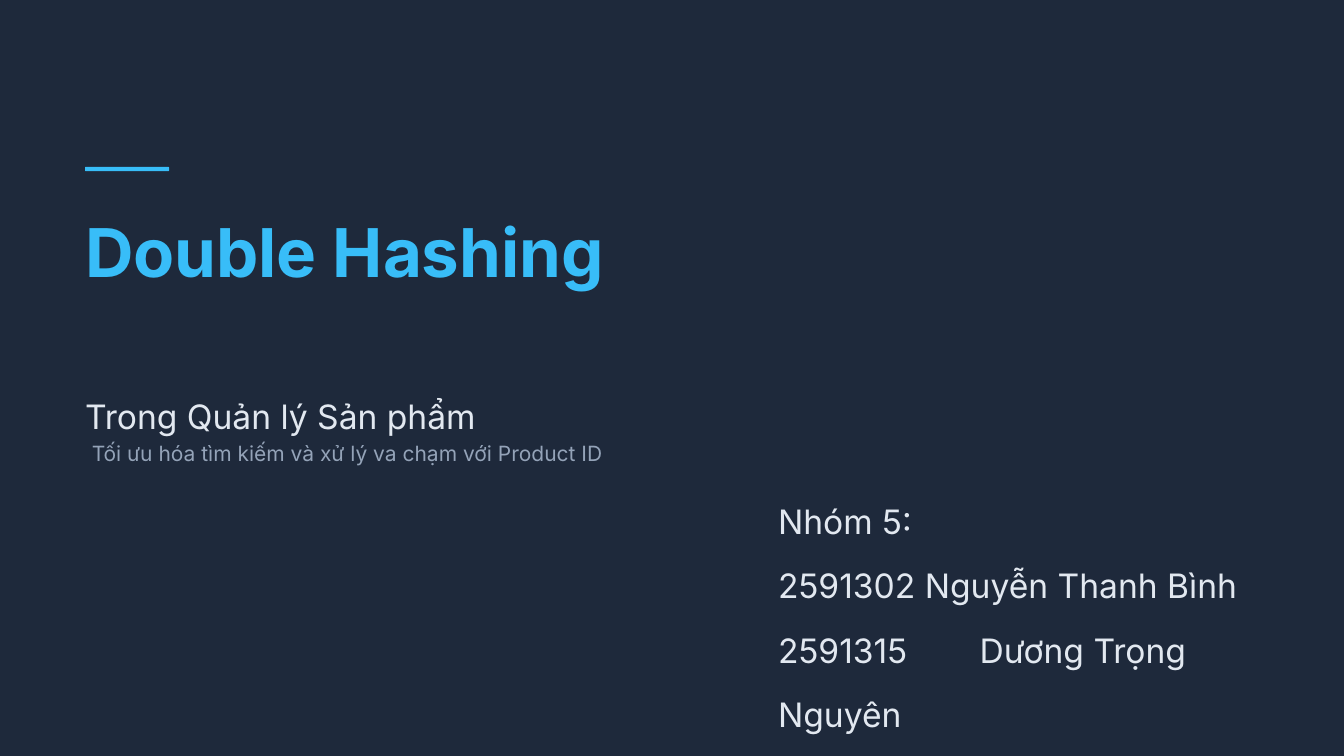
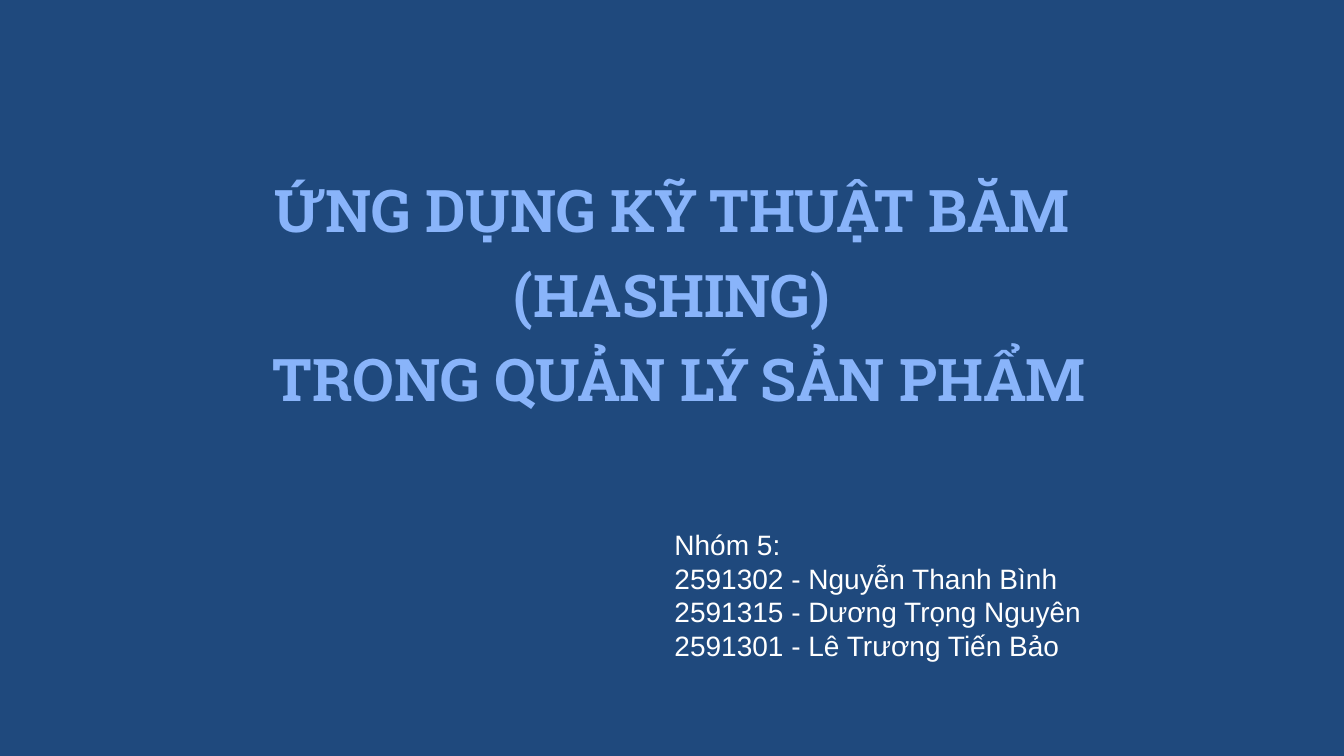
Before and after one commit to benx3/double-hash-demo, a slide deck: slide 1 of docs/Double Hashing Presentation.pptx. Drawn at 1344x756 pixels with LibreOffice and Linux fonts; fonts in the diff are those of the drawing. Boxes give left, top, right and bottom in pixels: in the first picture for what was removed or moved away, otherwise in the second. Text is boxed around its words. In the diff, an @@ line names an element or a change of style, - is before the commit and + after.

```diff
--- a/docs/Double Hashing Presentation.pptx
+++ b/docs/Double Hashing Presentation.pptx
@@ background #1E293B to #1F497D @@
@@ rounded rectangle removed at bbox=[85, 167, 168, 171] @@
@@ text at bbox=[273, 178, 1085, 409]: text changed; size 48 to 42 pt; font Inter to Roboto Slab; text colour #38BDF8 to #89B4FA @@
-Double Hashing
+ỨNG DỤNG KỸ THUẬT BĂM (HASHING)
+TRONG QUẢN LÝ SẢN PHẨM
@@ text removed at bbox=[85, 401, 476, 437] @@
-Trong Quản lý Sản phẩm
@@ text removed at bbox=[92, 443, 602, 466] @@
-Tối ưu hóa tìm kiếm và xử lý va chạm với Product ID
@@ text "Nhóm 5:": place and size @@
-text "Nhóm 5:" at bbox=[778, 508, 1237, 671]
+text "Nhóm 5:" at bbox=[674, 534, 1081, 661]
@@ text at bbox=[674, 534, 780, 556]: size 24 to 20 pt, font Inter to Arial, text colour #E2E8F0 to #FFFFFF in "Nhóm 5:"; line spacing 1.6 to 1 @@
@@ text at bbox=[674, 567, 1081, 661]: text changed; size 24 to 20 pt; font Inter to Arial; text colour #E2E8F0 to #FFFFFF @@
-2591302 Nguyễn Thanh Bình
-2591315 Dương Trọng Nguyên
-2591301 Lê Trương Tiến Bảo
+2591302 - Nguyễn Thanh Bình
+2591315 - Dương Trọng Nguyên
+2591301 - Lê Trương Tiến Bảo
```
Also in this commit, not shown: 7 other slides changed, 7 slides added, 2 slides removed, 3 other files.
